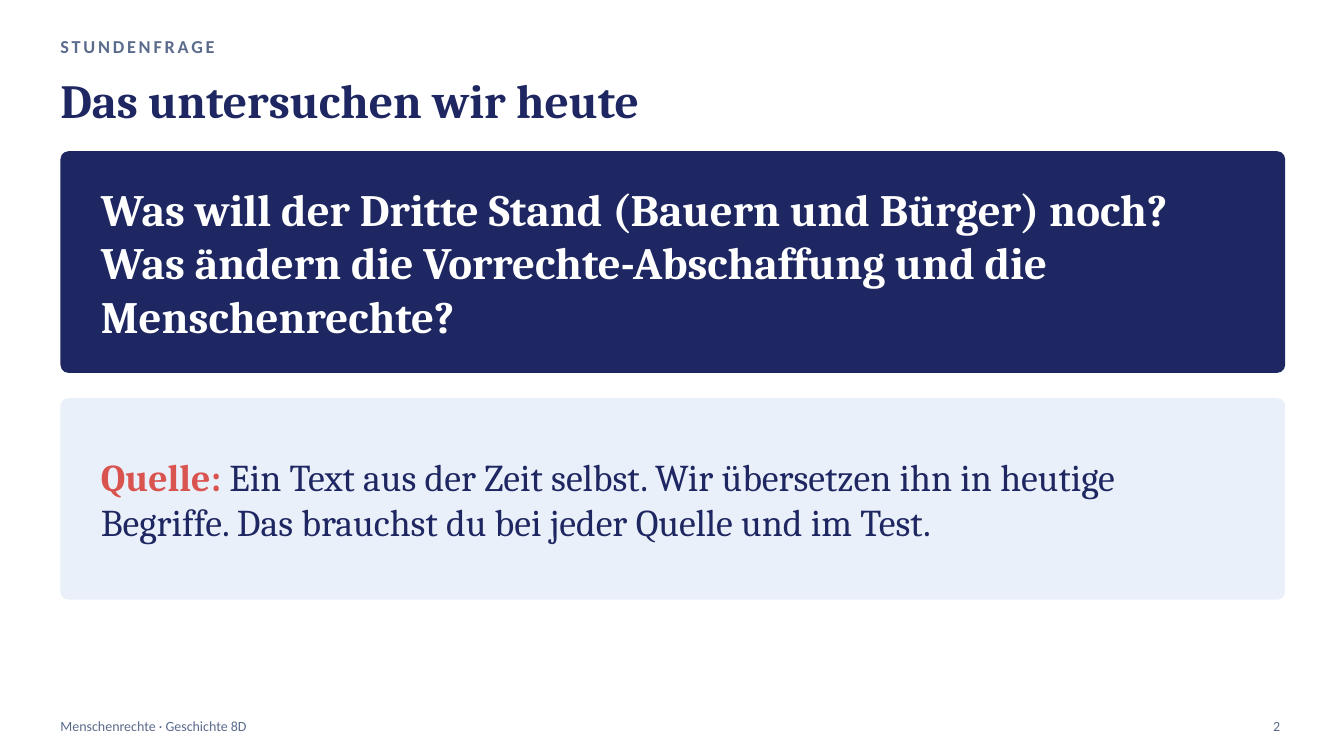
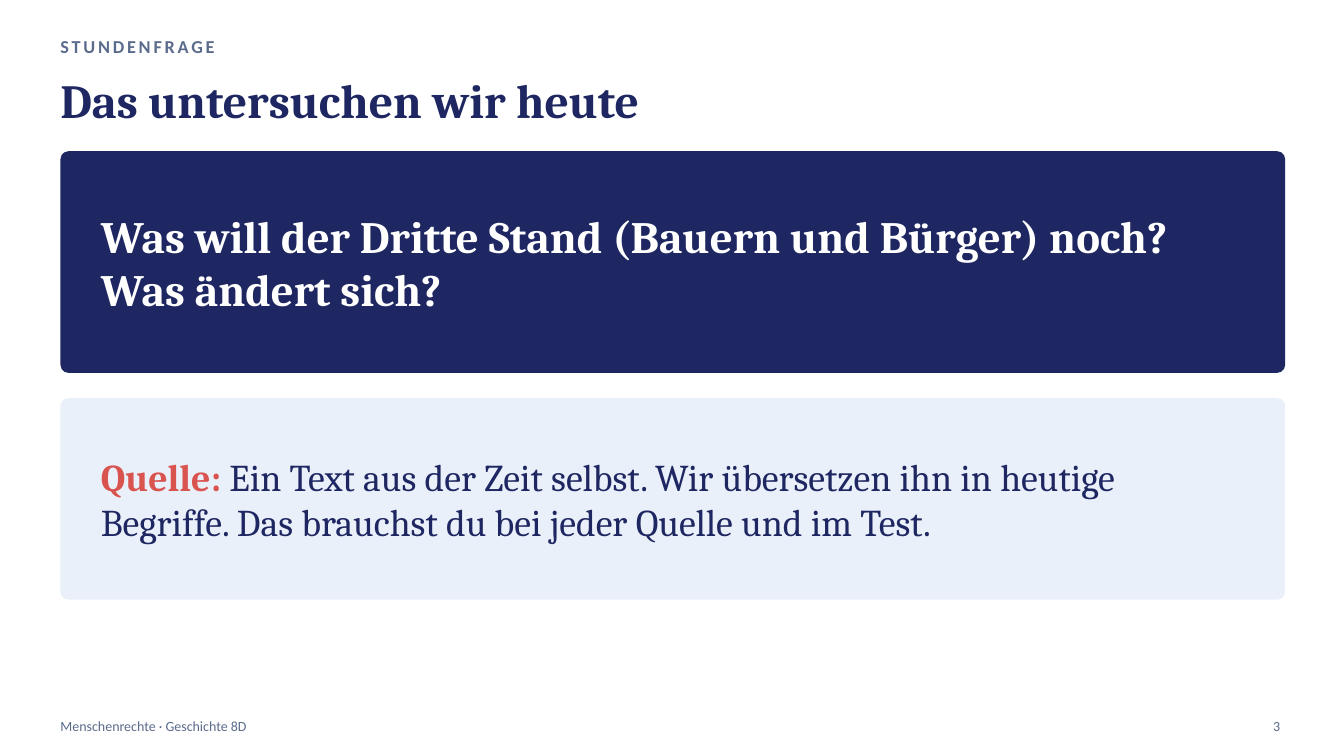
Before and after one commit to golzkonstantin-gif/Schule, a slide deck: slide 3 of Geschichte_8D/Stunde4_Menschenrechte/Praesentation_Stunde4_Menschenrechte_8D.pptx (slide 2 before the commit). Drawn at 1344x756 pixels with LibreOffice and Linux fonts; fonts in the diff are those of the drawing. Boxes give left, top, right and bottom in pixels: in the first picture for what was removed or moved away, otherwise in the second. Text is boxed around its words. In the diff, an @@ line names an element or a change of style, - is before the commit and + after.

```diff
--- a/Geschichte_8D/Stunde4_Menschenrechte/Praesentation_Stunde4_Menschenrechte_8D.pptx
+++ b/Geschichte_8D/Stunde4_Menschenrechte/Praesentation_Stunde4_Menschenrechte_8D.pptx
@@ text at bbox=[101, 220, 1167, 307]: text changed @@
-Was will der Dritte Stand (Bauern und Bürger) noch? Was ändern die Vorrechte-Abschaffung und die Menschenrechte?
+Was will der Dritte Stand (Bauern und Bürger) noch? Was ändert sich?
@@ text at bbox=[1273, 722, 1280, 731]: text changed @@
-2
+3
```
Also in this commit, not shown: 13 other slides changed, 3 slides added, 9 slides removed, 8 other files.
